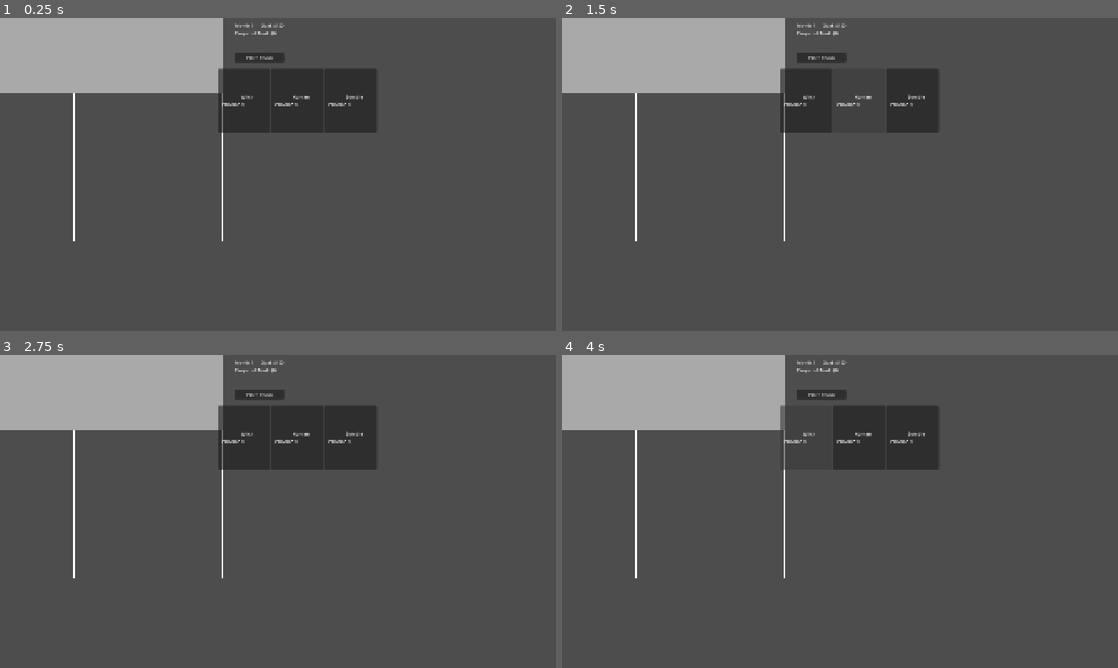
Above: before the commit, frames 1-4 (two rows, left to right).
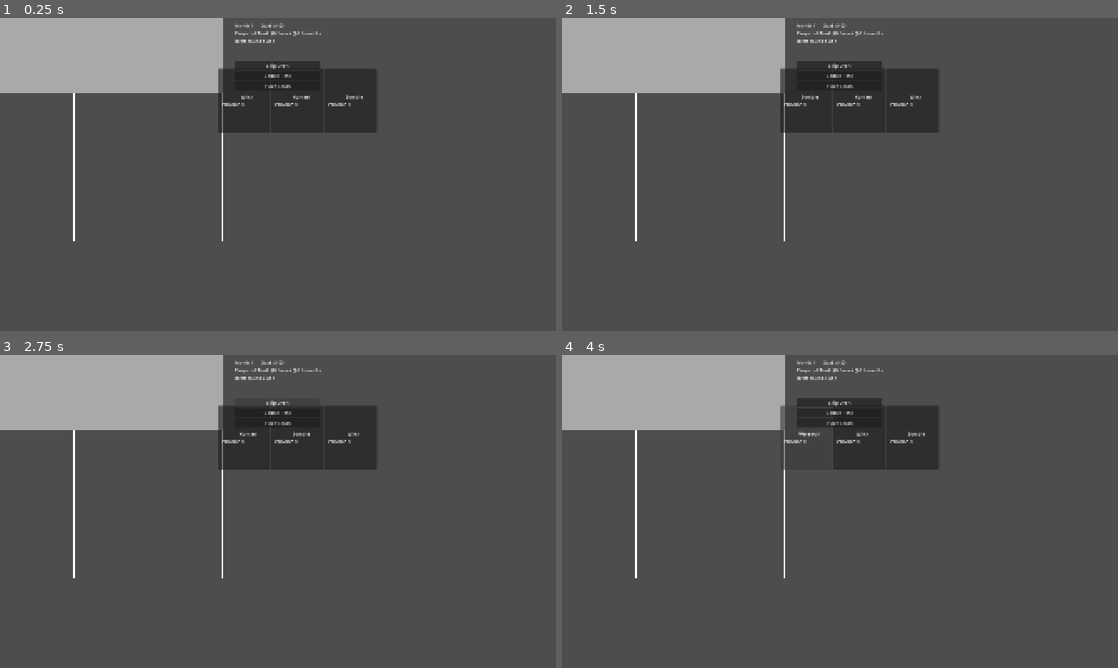
Above: after the commit, the same moments.

Repository: InnocentFishGames/MonsterLandlord
Game: Godot game, scene res://main/game/game.tscn
Same seed, same stepped clock (60 frames per second), same inputs: the game is played once before the commit and once after it.
Inputs (mouse positions are in pixels of both pictures, inside the frame that each line leads up to):
- Up to frame 1 (0.25 s): no input
- Up to frame 2 (1.5 s): click (840, 74) at 0.5 s, where only the run after the commit has a clickable "Collect Rent"; click (840, 96) at 1.25 s, where only the run after the commit has a clickable "Restart"
- Up to frame 3 (2.75 s): click (278, 401) at 2 s, where only the run after the commit has a clickable "Skip Draft"
- Up to frame 4 (4 s): click (840, 401) at 2.75 s, where only the run after the commit has a clickable "Skip Draft"; click (806, 436) at 3.5 s

The runs differ from the first frame. In frame 1, 0.7% of the frame differs, in the area x 42-58%, y 2-23%; in frame 2, 1.2%, in the area x 42-66%, y 2-26%; in frame 3, 0.5%; in frame 4, 0.7%.

Commit message:
commit before adding shop

Diff:
--- a/main/draft/draft_manager.gd
+++ b/main/draft/draft_manager.gd
@@ -5,14 +5,27 @@
 # The TenantResources currently allowed to appear in a draft.
 @export var available_tenants: Array[TenantResource] = []
 @export var draft_ui: DraftUI
+# How many draft rounds a month offers. The player may skip any round, or
+# skip all the rounds that are left.
+@export var rounds_per_month: int = 6
 
 
 const DRAFT_CHOICE_COUNT: int = 3
 
 
+# How many rounds have been offered so far this month.
+var rounds_offered: int = 0
+
+
 func initialize() -> bool:
 	# Game calls this before starting the first draft.
 	# Return false if Inspector configuration prevents drafting.
+	if rounds_per_month <= 0:
+		push_error(
+			"DraftManager: Rounds Per Month must be greater than zero."
+		)
+		return false
+
 	if draft_ui == null:
 		push_error(
 			"DraftManager: DraftUI has not been assigned in the Inspector."
@@ -45,6 +58,29 @@
 	return true
 
 
+func start_month() -> void:
+	# A new month offers its full set of rounds again.
+	rounds_offered = 0
+
+
+func has_rounds_left() -> bool:
+	return rounds_offered < rounds_per_month
+
+
+func offer_next_draft() -> bool:
+	# Uses up one of the month's rounds, whether or not the player
+	# picks a tenant from it.
+	if not has_rounds_left():
+		push_warning(
+			"DraftManager: No draft rounds are left this month."
+		)
+		return false
+
+	rounds_offered += 1
+
+	return create_draft()
+
+
 func create_draft() -> bool:
 	var draft_pool: Array[TenantResource] = (
 		available_tenants.duplicate()
--- a/main/game/game.gd
+++ b/main/game/game.gd
@@ -107,6 +107,14 @@
 		_on_place_room_requested
 	)
 
+	hud.skip_draft_requested.connect(
+		_on_skip_draft_requested
+	)
+
+	hud.collect_rent_requested.connect(
+		_on_collect_rent_requested
+	)
+
 	placement_controller.placement_cancelled.connect(
 		_on_placement_cancelled
 	)
@@ -122,8 +130,9 @@
 
 	_clear_rent_preview()
 
-	if not draft_manager.create_draft():
-		return
+	draft_manager.start_month()
+	_continue_month()
+
 
 func _create_test_rooms() -> bool:
 	# Validate the Inspector resource used for this test layout.
@@ -178,44 +187,73 @@
 
 
 func _continue_month() -> void:
-	# Shared by tenant placement and the start of a new month.
-	# A full building has no vacancies left to draft for, so the month
-	# resolves now. Otherwise the player drafts another tenant.
-	if building.room_container.is_full():
+	# Shared by tenant placement, skipped rounds, and the start of a month.
+	# The month goes on to rent collection when the building is full (no
+	# vacancies left) or when every draft round has been offered.
+	# Otherwise the next draft round is offered.
+	if (
+		building.room_container.is_full()
+		or not draft_manager.has_rounds_left()
+	):
 		_finish_month()
 		return
 
-	draft_manager.create_draft()
+	if not draft_manager.offer_next_draft():
+		return
+
+	hud.rent_display.set_draft_round(
+		draft_manager.rounds_offered,
+		draft_manager.rounds_per_month
+	)
+
+
+func _on_skip_draft_requested() -> void:
+	# Skipping uses up the current round without picking a tenant.
+	_continue_month()
+
+
+func _on_collect_rent_requested() -> void:
+	# Ends drafting early. Any rounds that are left are skipped.
+	_finish_month()
 
 
 func _finish_month() -> void:
-	# Both normal placement and an already-full building can
-	# complete a month using this shared operation.
+	# Normal placement, skipped rounds, and an already-full building can
+	# all complete a month using this shared operation.
 	draft_manager.close_draft()
-
-	var rent_result: RentResult = (
-		resolution_manager.resolve_building(
-			building.room_container
-		)
-	)
-
-	var goal_met: bool = month_manager.is_goal_met(
-		rent_result.total_rent
-	)
-
-	hud.rent_display.set_projected_rent(
-		rent_result.total_rent
-	)
+	hud.set_draft_controls_available(false)
+	hud.rent_display.clear_draft_round()
+
+	# Each week is a fresh resolution. The weeks are added together and
+	# compared with the month's goal once.
+	var week_results: Array[RentResult] = (
+		resolution_manager.resolve_weeks(
+			building.room_container,
+			month_manager.weeks_per_month
+		)
+	)
+
+	var week_totals: Array[int] = []
+	var month_rent: int = 0
+
+	for week_result: RentResult in week_results:
+		week_totals.append(week_result.total_rent)
+		month_rent += week_result.total_rent
+
+	var goal_met: bool = month_manager.is_goal_met(month_rent)
+
+	_clear_rent_preview()
 
 	hud.rent_display.show_month_result(
 		goal_met,
-		rent_result.total_rent,
-		month_manager.rent_goal
+		month_rent,
+		month_manager.rent_goal,
+		week_totals
 	)
 
 	# DEBUG: remove this line (and ResolutionLogLabel in hud.tscn) to hide
 	# the log. Nothing else depends on it.
-	hud.rent_display.show_resolution_log(rent_result.entries)
+	hud.rent_display.show_resolution_log(week_results)
 
 	# Passing permits advancement; failing offers a fresh run.
 	hud.set_next_month_available(goal_met)
@@ -274,9 +312,7 @@
 		)
 	)
 
-	hud.rent_display.set_projected_rent(
-		projected_result.total_rent
-	)
+	_show_projected_rent(projected_result.total_rent)
 
 
 func _on_tenant_drag_released() -> void:
@@ -310,8 +346,16 @@
 		)
 	)
 
+	_show_projected_rent(current_result.total_rent)
+
+
+func _show_projected_rent(weekly_rent: int) -> void:
+	# For now every week is the same, so a month is the weekly rent times
+	# the number of weeks. Once events can change a single week, this is
+	# only an estimate.
 	hud.rent_display.set_projected_rent(
-		current_result.total_rent
+		weekly_rent,
+		weekly_rent * month_manager.weeks_per_month
 	)
 
 
@@ -332,9 +376,13 @@
 	)
 
 	hud.set_place_room_available(true)
+	hud.set_draft_controls_available(true)
 
 	# Clear any cached preview and display rent from tenants who stayed.
 	_clear_rent_preview()
+
+	# A new month offers a full set of draft rounds again.
+	draft_manager.start_month()
 
 	# If every room contains a permanent tenant, this resolves the
 	# month immediately instead of drafting.
--- a/main/month/month_manager.gd
+++ b/main/month/month_manager.gd
@@ -3,8 +3,12 @@
 
 
 # Initial target and the amount added after each successful month.
-@export var rent_goal: int = 100
-@export var rent_goal_increase: int = 5
+# The goal is compared with the rent of ALL the weeks added together.
+# These numbers are placeholders until the balance pass.
+@export var rent_goal: int = 400
+@export var rent_goal_increase: int = 20
+# The building is resolved this many times each month, once per week.
+@export var weeks_per_month: int = 4
 
 var current_month: int = 1
 
@@ -13,6 +17,12 @@
 	if rent_goal <= 0:
 		push_error(
 			"MonthManager: Rent goal must be greater than zero."
+		)
+		return false
+
+	if weeks_per_month <= 0:
+		push_error(
+			"MonthManager: Weeks per month must be greater than zero."
 		)
 		return false
 
--- a/main/resolution/abilities/bell_tower_ability.gd
+++ b/main/resolution/abilities/bell_tower_ability.gd
@@ -4,7 +4,7 @@
 
 # Used by: Bell Tower (data/rooms/bell_tower.tres).
 # When the room resolves, the tenant in the next occupied room gets extra
-# rent for the rest of this month's resolution. The bonus counts as base
+# rent for the rest of the week it resolves in. The bonus counts as base
 # rent, so multipliers apply to it. If the Bell Tower resolves again
 # (an Echo Room), the bonus stacks.
 
--- a/main/resolution/resolution_context.gd
+++ b/main/resolution/resolution_context.gd
@@ -97,7 +97,7 @@
 	amount: int
 ) -> void:
 	# Extra rent for this room's tenant for the rest of this resolution
-	# ("this month"). It lives here, not on the tenant, so previews never
+	# (that week). It lives here, not on the tenant, so previews never
 	# change real tenants.
 	rent_bonuses[room_instance] = get_rent_bonus(room_instance) + amount
 
--- a/main/resolution/resolution_manager.gd
+++ b/main/resolution/resolution_manager.gd
@@ -23,6 +23,22 @@
 		room_manager,
 		context
 	)
+
+func resolve_weeks(
+	room_manager: RoomManager,
+	week_count: int
+) -> Array[RentResult]:
+	# Resolves the building once per week. Every week is a separate
+	# resolution with its own fresh context, so nothing from an earlier
+	# week (such as a Bell Tower bonus) carries into the next one.
+	# Week-specific changes, such as events, can later be passed in here.
+	var week_results: Array[RentResult] = []
+
+	for week: int in range(week_count):
+		week_results.append(resolve_building(room_manager))
+
+	return week_results
+
 
 func _calculate_tenant_rent(
 	room_instance: RoomInstance,
--- a/main/ui/hud/hud.gd
+++ b/main/ui/hud/hud.gd
@@ -6,12 +6,18 @@
 signal restart_requested()
 # Temporary test hook until room rewards or purchases exist.
 signal place_room_requested()
+# Skips the current draft round without picking a tenant.
+signal skip_draft_requested()
+# Ends drafting early and goes straight to rent collection.
+signal collect_rent_requested()
 
 
 @export var rent_display: RentDisplay
 @export var next_month_button: Button
 @export var restart_button: Button
 @export var place_room_button: Button
+@export var skip_draft_button: Button
+@export var collect_rent_button: Button
 
 
 func initialize() -> bool:
@@ -39,6 +45,18 @@
 		)
 		return false
 
+	if skip_draft_button == null:
+		push_error(
+			"HUD: Skip Draft Button has not been assigned."
+		)
+		return false
+
+	if collect_rent_button == null:
+		push_error(
+			"HUD: Collect Rent Button has not been assigned."
+		)
+		return false
+
 	if not rent_display.initialize():
 		return false
 
@@ -48,6 +66,14 @@
 
 	restart_button.pressed.connect(
 		_on_restart_button_pressed
+	)
+
+	skip_draft_button.pressed.connect(
+		_on_skip_draft_button_pressed
+	)
+
+	collect_rent_button.pressed.connect(
+		_on_collect_rent_button_pressed
 	)
 
 	place_room_button.pressed.connect(
@@ -69,6 +95,12 @@
 	restart_button.visible = available
 
 
+func set_draft_controls_available(available: bool) -> void:
+	# The skip and collect buttons only make sense while drafting.
+	skip_draft_button.visible = available
+	collect_rent_button.visible = available
+
+
 func set_place_room_available(available: bool) -> void:
 	place_room_button.visible = available
 
@@ -83,3 +115,11 @@
 
 func _on_place_room_button_pressed() -> void:
 	place_room_requested.emit()
+
+
+func _on_skip_draft_button_pressed() -> void:
+	skip_draft_requested.emit()
+
+
+func _on_collect_rent_button_pressed() -> void:
+	collect_rent_requested.emit()
--- a/main/ui/hud/hud.tscn
+++ b/main/ui/hud/hud.tscn
@@ -3,14 +3,16 @@
 [ext_resource type="Script" uid="uid://d1xew1gxltpon" path="res://main/ui/hud/hud.gd" id="1_pl8eb"]
 [ext_resource type="Script" uid="uid://du7nvd7epeq6t" path="res://main/ui/hud/rent_display.gd" id="1_rhrjo"]
 
-[node name="Hud" type="CanvasLayer" unique_id=1913822774 node_paths=PackedStringArray("rent_display", "next_month_button", "restart_button", "place_room_button")]
+[node name="Hud" type="CanvasLayer" unique_id=1913822774 node_paths=PackedStringArray("rent_display", "next_month_button", "restart_button", "place_room_button", "skip_draft_button", "collect_rent_button")]
 script = ExtResource("1_pl8eb")
 rent_display = NodePath("RentDisplay")
 next_month_button = NodePath("RentDisplay/NextMonthButton")
 restart_button = NodePath("RentDisplay/RestartButton")
 place_room_button = NodePath("RentDisplay/PlaceRoomButton")
+skip_draft_button = NodePath("RentDisplay/SkipDraftButton")
+collect_rent_button = NodePath("RentDisplay/CollectRentButton")
 
-[node name="RentDisplay" type="VBoxContainer" parent="." unique_id=1357739420 node_paths=PackedStringArray("monthly_goal_label", "projected_rent_label", "month_result_label", "resolution_log_label")]
+[node name="RentDisplay" type="VBoxContainer" parent="." unique_id=1357739420 node_paths=PackedStringArray("monthly_goal_label", "projected_rent_label", "month_result_label", "resolution_log_label", "draft_round_label")]
 offset_left = 811.0
 offset_top = 14.0
 offset_right = 952.0
@@ -20,6 +22,7 @@
 projected_rent_label = NodePath("ProjectedRentLabel")
 month_result_label = NodePath("MonthResultLabel")
 resolution_log_label = NodePath("ResolutionLogLabel")
+draft_round_label = NodePath("DraftRoundLabel")
 
 [node name="MonthlyGoalLabel" type="Label" parent="RentDisplay" unique_id=957848856]
 layout_mode = 2
@@ -29,11 +32,22 @@
 layout_mode = 2
 text = "Projected Rent: $0"
 
+[node name="DraftRoundLabel" type="Label" parent="RentDisplay" unique_id=2233445566]
+layout_mode = 2
+
 [node name="MonthResultLabel" type="Label" parent="RentDisplay" unique_id=470636561]
 layout_mode = 2
 
 [node name="ResolutionLogLabel" type="Label" parent="RentDisplay" unique_id=1122334455]
 layout_mode = 2
+
+[node name="SkipDraftButton" type="Button" parent="RentDisplay" unique_id=3344556677]
+layout_mode = 2
+text = "Skip Draft"
+
+[node name="CollectRentButton" type="Button" parent="RentDisplay" unique_id=4455667788]
+layout_mode = 2
+text = "Collect Rent"
 
 [node name="PlaceRoomButton" type="Button" parent="RentDisplay" unique_id=1847263911]
 layout_mode = 2
--- a/main/ui/hud/rent_display.gd
+++ b/main/ui/hud/rent_display.gd
@@ -6,6 +6,7 @@
 @export var projected_rent_label: Label
 @export var month_result_label: Label
 @export var resolution_log_label: Label
+@export var draft_round_label: Label
 
 
 func initialize() -> bool:
@@ -34,9 +35,16 @@
 		)
 		return false
 
+	if draft_round_label == null:
+		push_error(
+			"RentDisplay: Draft Round Label has not been assigned."
+		)
+		return false
+
 	# No result should appear before the month finishes.
 	month_result_label.text = ""
 	resolution_log_label.text = ""
+	draft_round_label.text = ""
 
 	return true
 
@@ -48,14 +56,32 @@
 		% [month_number, amount]
 	)
 
-func set_projected_rent(amount: int) -> void:
-	projected_rent_label.text = "Projected Rent: $" + str(amount)
+
+func set_draft_round(current_round: int, total_rounds: int) -> void:
+	draft_round_label.text = (
+		"Draft round %d of %d"
+		% [current_round, total_rounds]
+	)
+
+
+func clear_draft_round() -> void:
+	# Drafting is over for this month.
+	draft_round_label.text = ""
+
+
+func set_projected_rent(weekly_rent: int, monthly_rent: int) -> void:
+	# The goal is compared with the whole month, so show both numbers.
+	projected_rent_label.text = (
+		"Projected Rent: $%d / week ($%d / month)"
+		% [weekly_rent, monthly_rent]
+	)
 
 
 func show_month_result(
 	goal_met: bool,
 	collected_rent: int,
-	rent_goal: int
+	rent_goal: int,
+	week_totals: Array[int]
 ) -> void:
 	# Game supplies the outcome. This display only formats it.
 	var result_text: String = "Month failed"
@@ -63,31 +89,50 @@
 	if goal_met:
 		result_text = "Month passed"
 
+	# Show each week's rent so the player can see how the total was made.
+	var week_texts: Array[String] = []
+
+	for week_total: int in week_totals:
+		week_texts.append("$%d" % week_total)
+
 	month_result_label.text = (
-		"%s — Collected: $%d / Goal: $%d"
-		% [result_text, collected_rent, rent_goal]
+		"%s — Collected: $%d / Goal: $%d\nWeeks: %s"
+		% [
+			result_text,
+			collected_rent,
+			rent_goal,
+			" + ".join(week_texts)
+		]
 	)
 
 
-func show_resolution_log(entries: Array[RentEntry]) -> void:
+func show_resolution_log(week_results: Array[RentResult]) -> void:
 	# DEBUG: a plain-text log for checking resolution order while building
 	# the game. It may not appear in the final UI.
-	# One line per room, in the order the rooms were resolved.
+	# One heading per week, then one line per room in resolution order.
 	var lines: Array[String] = []
 
-	for index: int in range(entries.size()):
-		var entry: RentEntry = entries[index]
+	for week_index: int in range(week_results.size()):
+		var week_result: RentResult = week_results[week_index]
 
 		lines.append(
-			"%d. Room (%d, %d) %s: $%d"
-			% [
-				index + 1,
-				entry.grid_position.x,
-				entry.grid_position.y,
-				entry.tenant_name,
-				entry.rent
-			]
+			"Week %d: $%d"
+			% [week_index + 1, week_result.total_rent]
 		)
+
+		for entry_index: int in range(week_result.entries.size()):
+			var entry: RentEntry = week_result.entries[entry_index]
+
+			lines.append(
+				"  %d. Room (%d, %d) %s: $%d"
+				% [
+					entry_index + 1,
+					entry.grid_position.x,
+					entry.grid_position.y,
+					entry.tenant_name,
+					entry.rent
+				]
+			)
 
 	resolution_log_label.text = "\n".join(lines)
 
